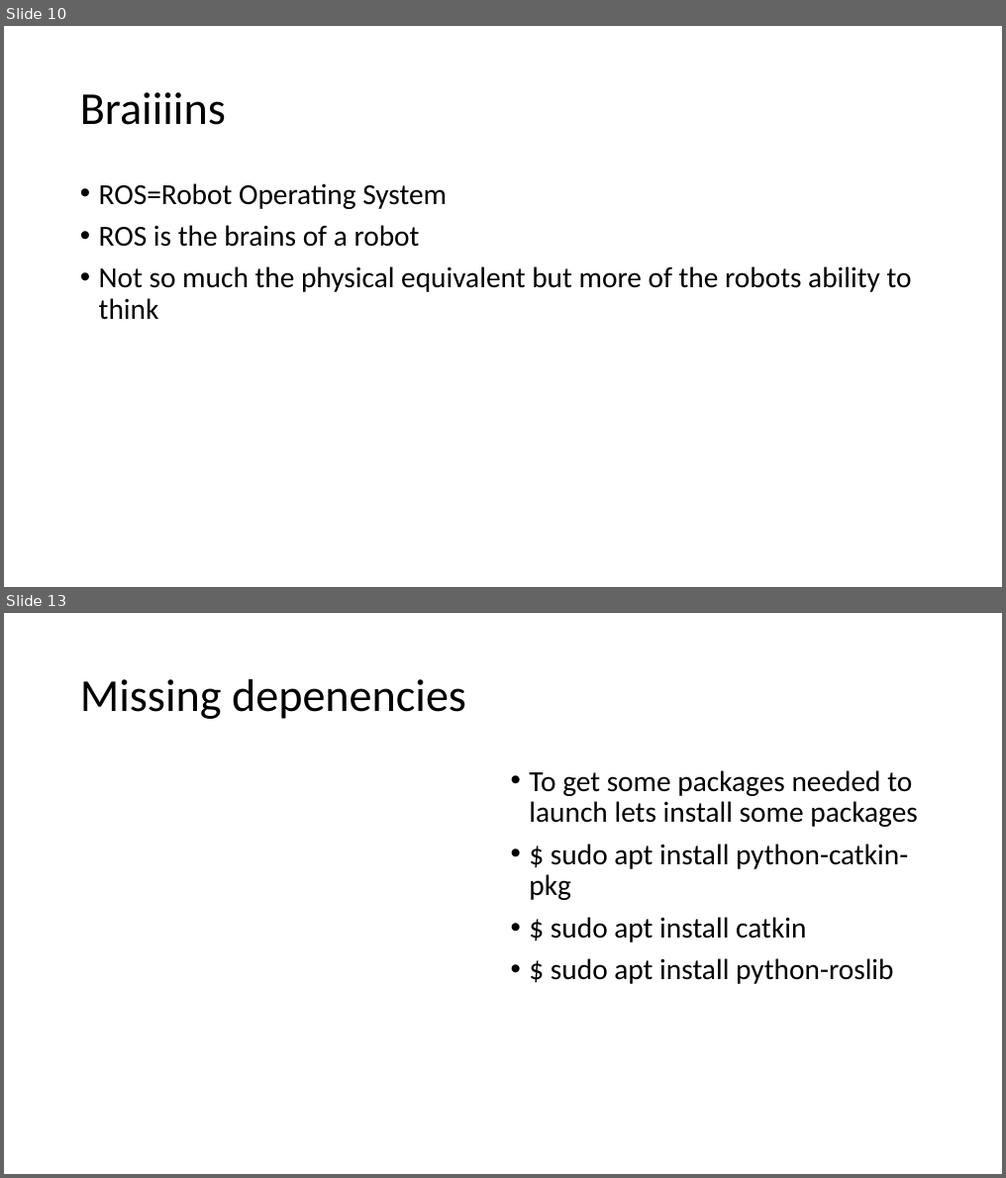
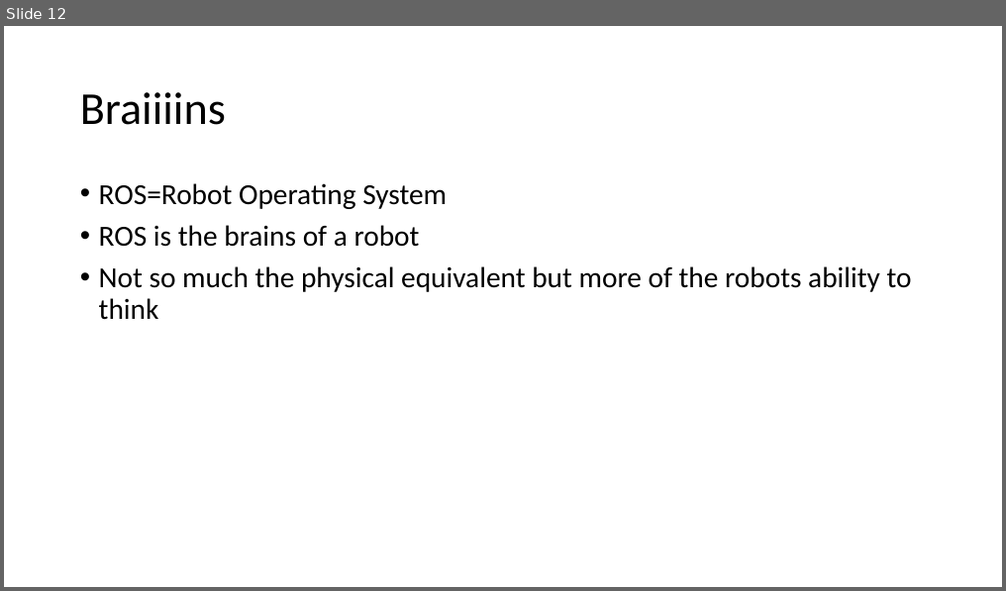
Before and after one commit to JacobLMiller/BTArobot, a slide deck: Tutorials/MainTutorial.pptx. Shown one above the other, each under a label of ours: slides 10 and 13 before the commit, slide 12 after it; the slides between them are not shown. The pictures are 1006x1178 and 1006x591 pixels, drawn with LibreOffice and Linux fonts; fonts in the diff are those of the drawing. Boxes give left, top, right and bottom in pixels: in the first picture for what was removed or moved away, otherwise in the second. Text is boxed around its words. In the diff, an @@ line names an element or a change of style, - is before the commit and + after.

```diff
--- a/Tutorials/MainTutorial.pptx
+++ b/Tutorials/MainTutorial.pptx
@@ slide 13 removed at <box>4,613,1002,1174</box>, background #FFFFFF @@
@@ title removed at <box>80,679,466,719</box> @@
-Missing depenencies
@@ text removed at <box>529,770,917,984</box> @@
-• To get some packages needed to launch lets install some packages
-• $ sudo apt install python-catkin-pkg
-• $ sudo apt install catkin
-• $ sudo apt install python-roslib
@@ what was slide 10 is now slide 12 @@
```
Also in this commit, not shown: 4 slides changed, 7 slides added, 1 other slide removed.
